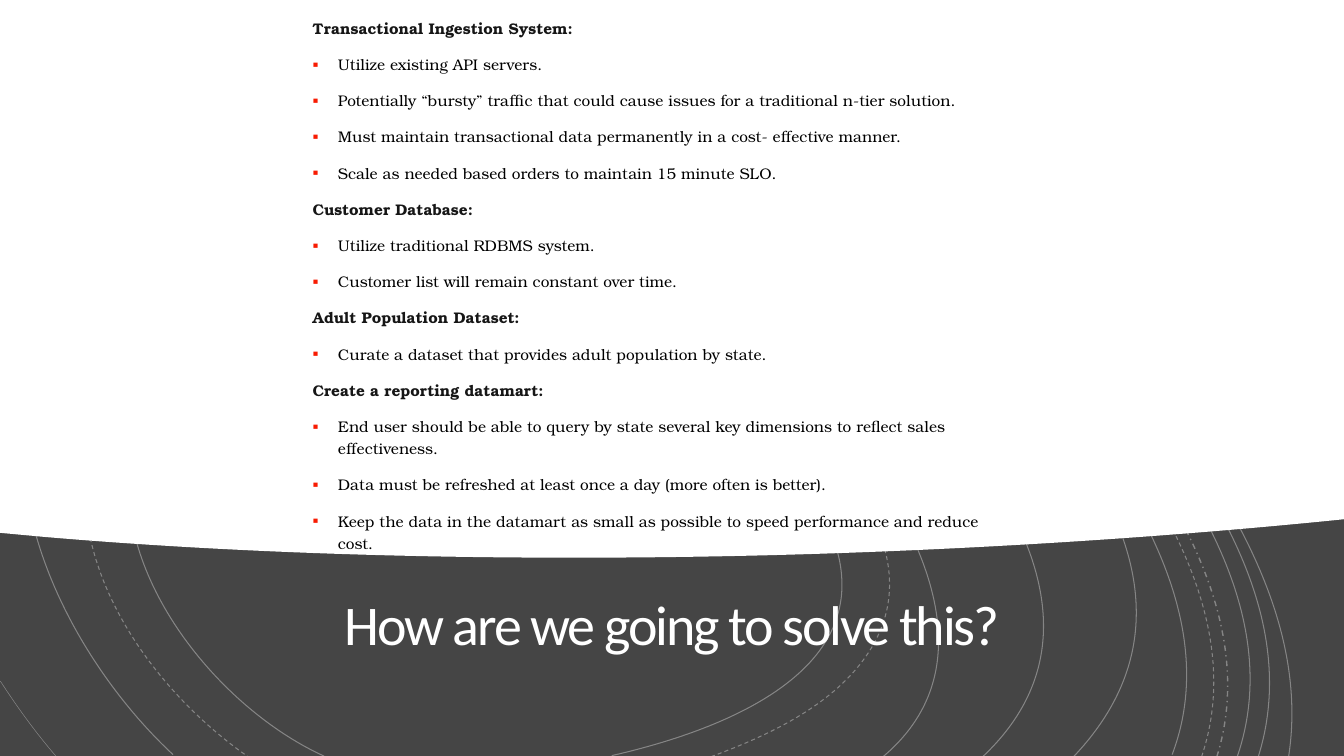
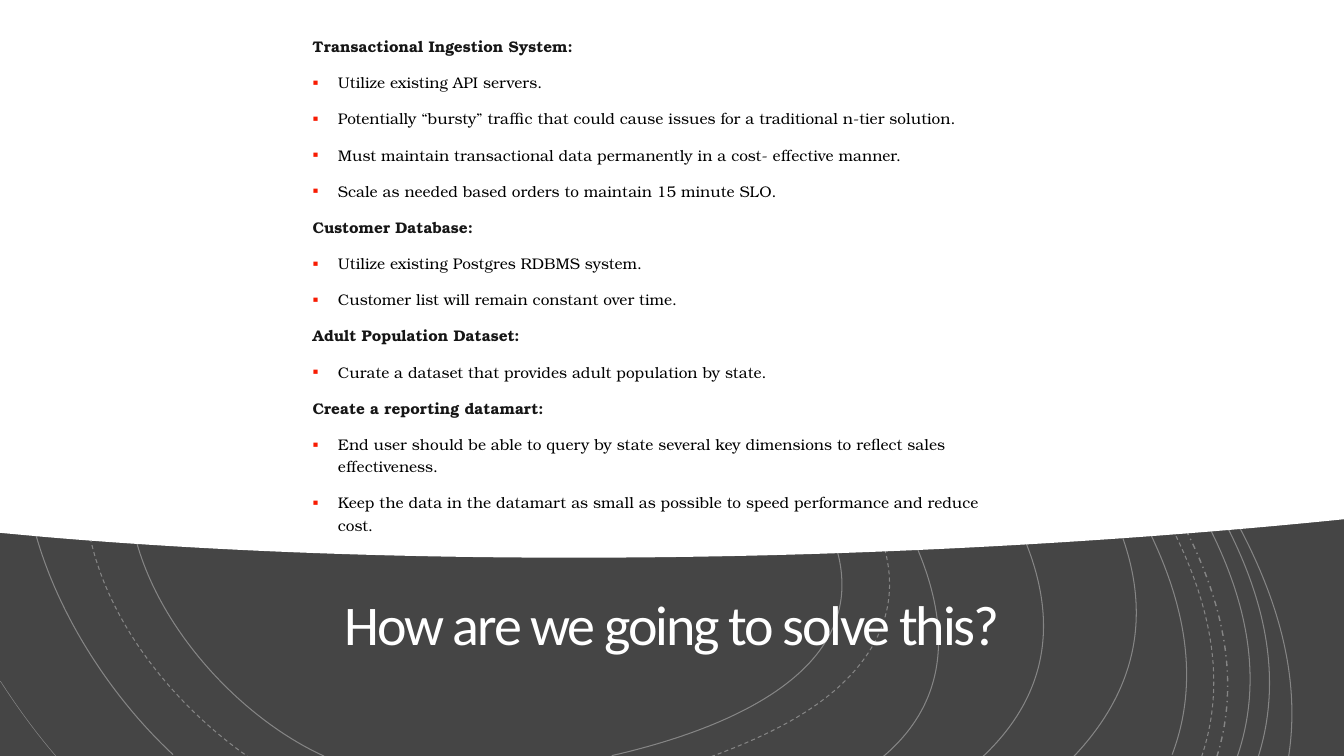
Before and after one commit to jerrycutshaw/spinners-pizza-example-solution-architecture, a slide deck: slide 9 of spinners-pizza-delivery-presentation.pptx (slide 8 before the commit). Drawn at 1344x756 pixels with LibreOffice and Linux fonts; fonts in the diff are those of the drawing. Boxes give left, top, right and bottom in pixels: in the first picture for what was removed or moved away, otherwise in the second. Text is boxed around its words. In the diff, an @@ line names an element or a change of style, - is before the commit and + after.

```diff
--- a/spinners-pizza-delivery-presentation.pptx
+++ b/spinners-pizza-delivery-presentation.pptx
@@ text at (338, 258, 642, 273): text changed @@
-▪ Utilize traditional RDBMS system.
+▪ Utilize existing Postgres RDBMS system.
@@ text at (338, 478, 826, 494): paragraph removed @@
-▪ Data must be refreshed at least once a day (more often is better).
```
Also in this commit, not shown: 5 other slides changed.
